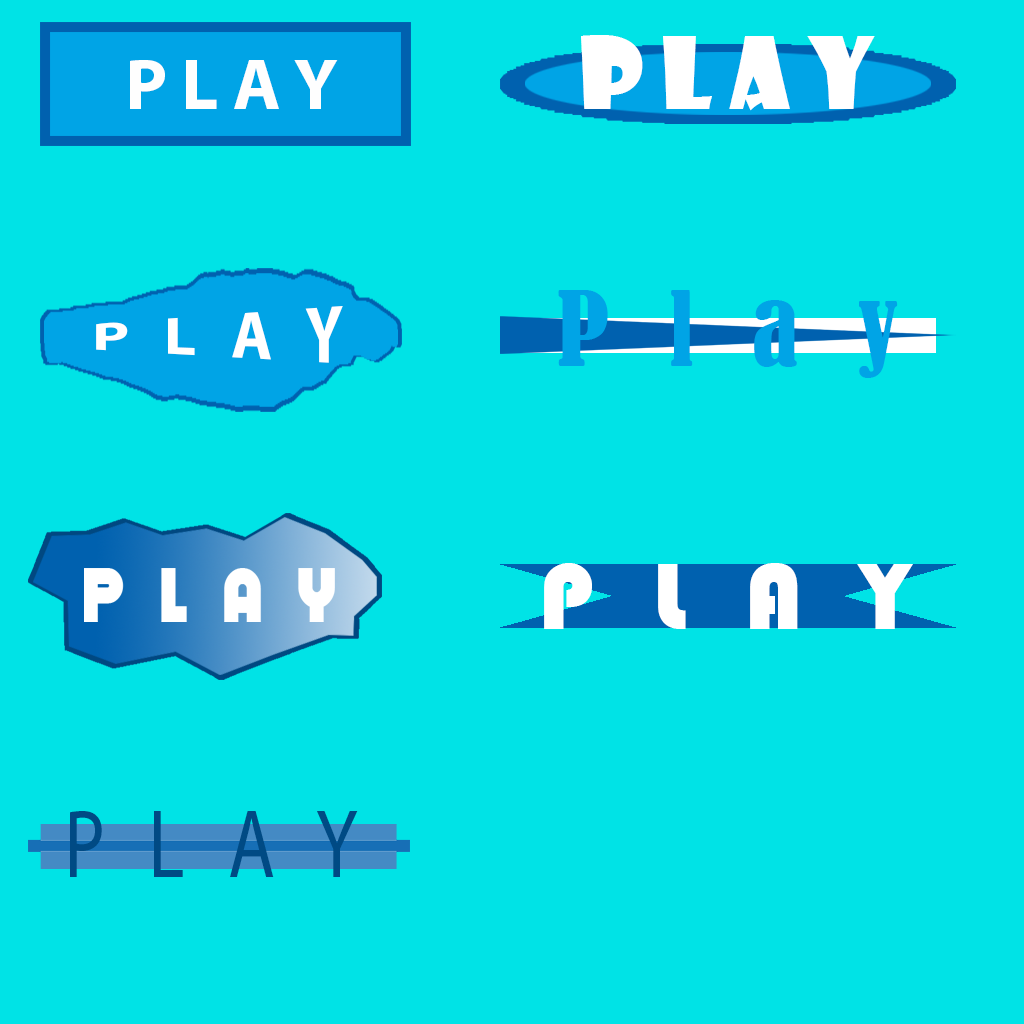
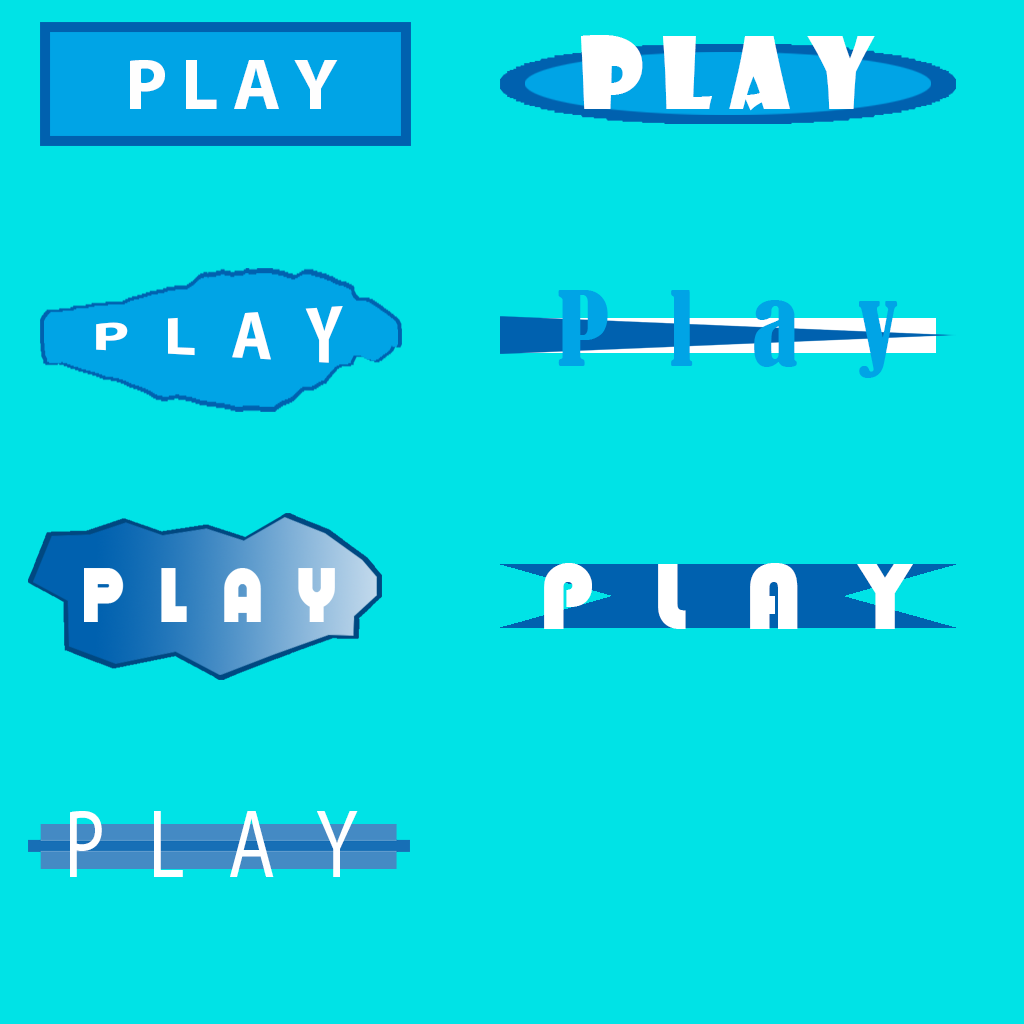
Revision of a layered w=1024, h=1024 image; what changed, layer by layer:
painted on "P L A Y" (2nd of 4, in "Style 4") over (70, 811, 358, 877)
